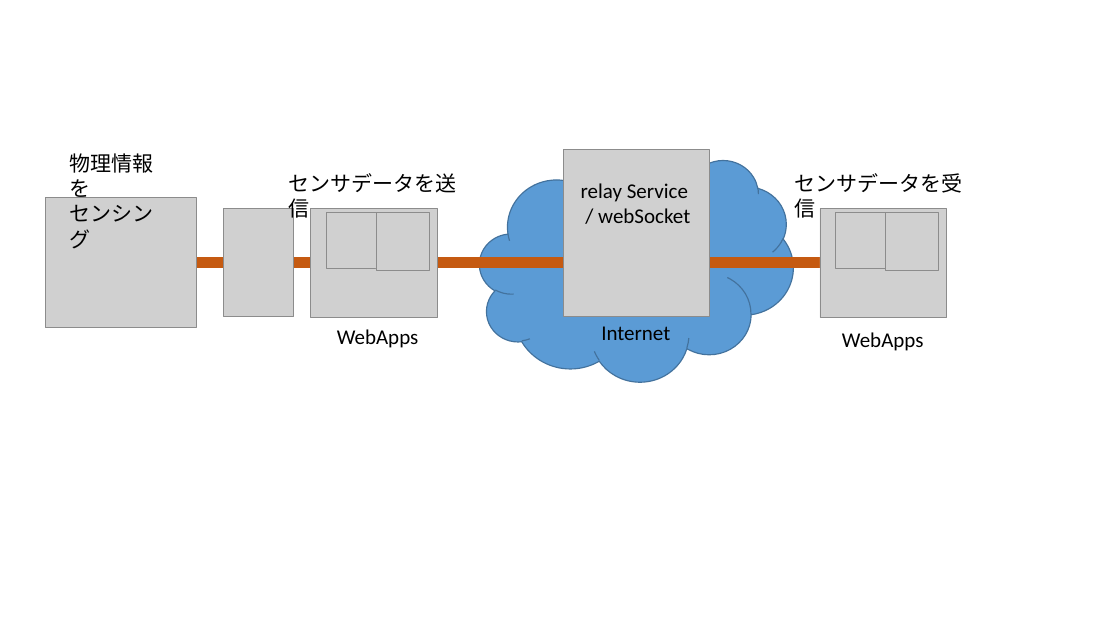
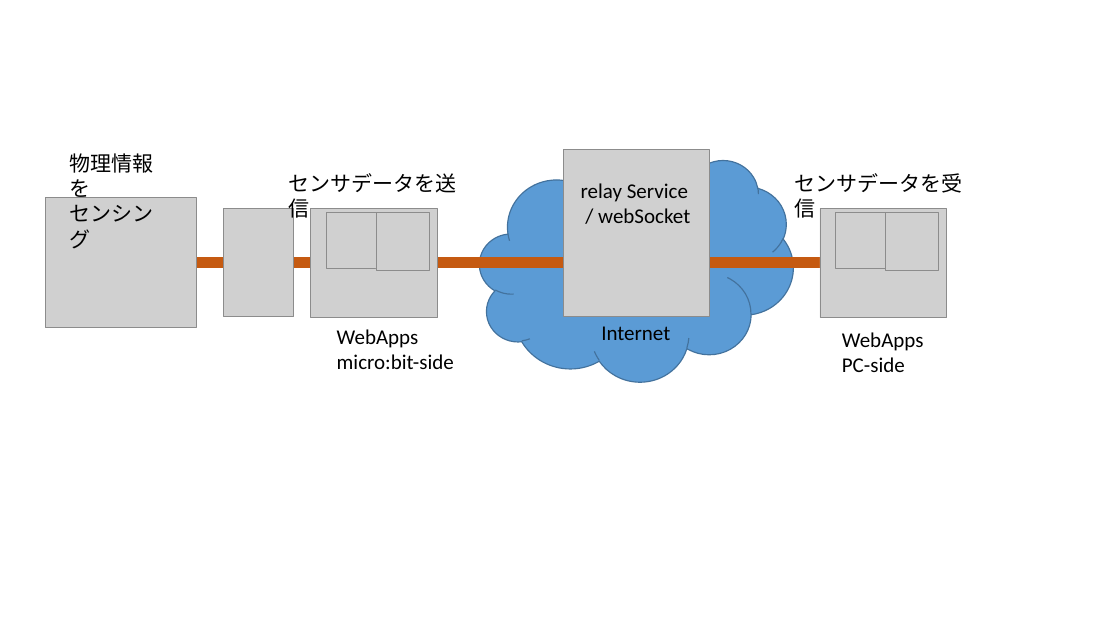
Before and after one commit to chirimen-oh/chirimen-micro-bit, a slide deck: slide 1 of examples/imgs/systemConf.pptx. Drawn at 1120x630 pixels with LibreOffice and Linux fonts; fonts in the diff are those of the drawing; grey boxes stand for pictures. Boxes give left, top, right and bottom in pixels: in the first picture for what was removed or moved away, otherwise in the second. Text is boxed around its words. In the diff, an @@ line names an element or a change of style, - is before the commit and + after.

```diff
--- a/examples/imgs/systemConf.pptx
+++ b/examples/imgs/systemConf.pptx
@@ text at [337, 354, 454, 369]: paragraph added @@
+micro:bit-side
@@ text at [842, 357, 905, 372]: paragraph added @@
+PC-side
```
Also in this commit, not shown: 1 other file.
